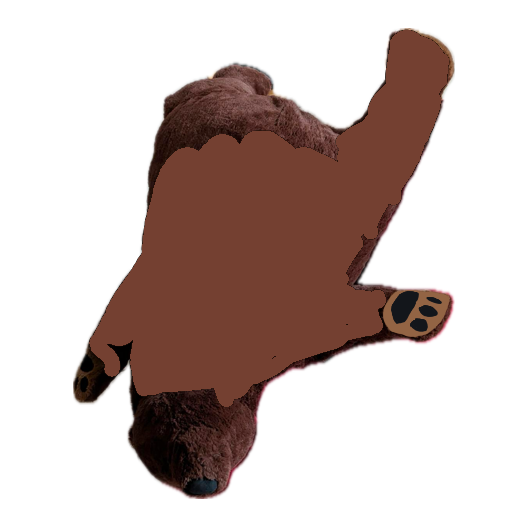
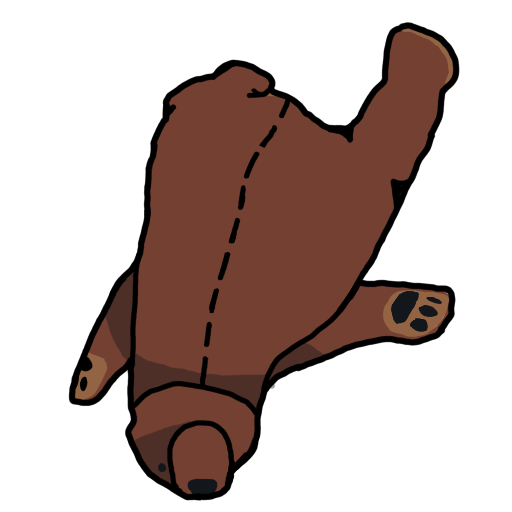
Two versions of the same layered image (512×512). Layer-by-layer changes:
added layer "Paint Layer 4" above "Paint Layer 3" over [68, 22, 460, 501]
painted on "Paint Layer 3" over [68, 192, 448, 501]
painted on "Paint Layer 2" over [68, 22, 460, 501]
added layer "Paint Layer 5" above "Paint Layer 2 (pasted)" over [68, 256, 384, 501]
hid "Paint Layer 2 (pasted)", moved it above "Paint Layer 1", painted on it over [68, 22, 460, 501]
painted on "Paint Layer 1" over [68, 22, 460, 501]